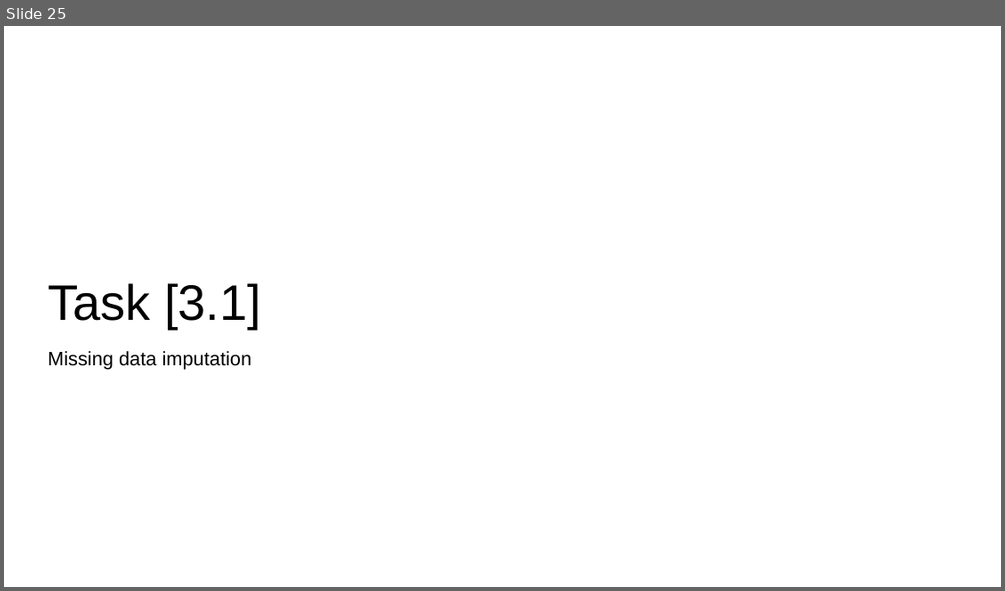
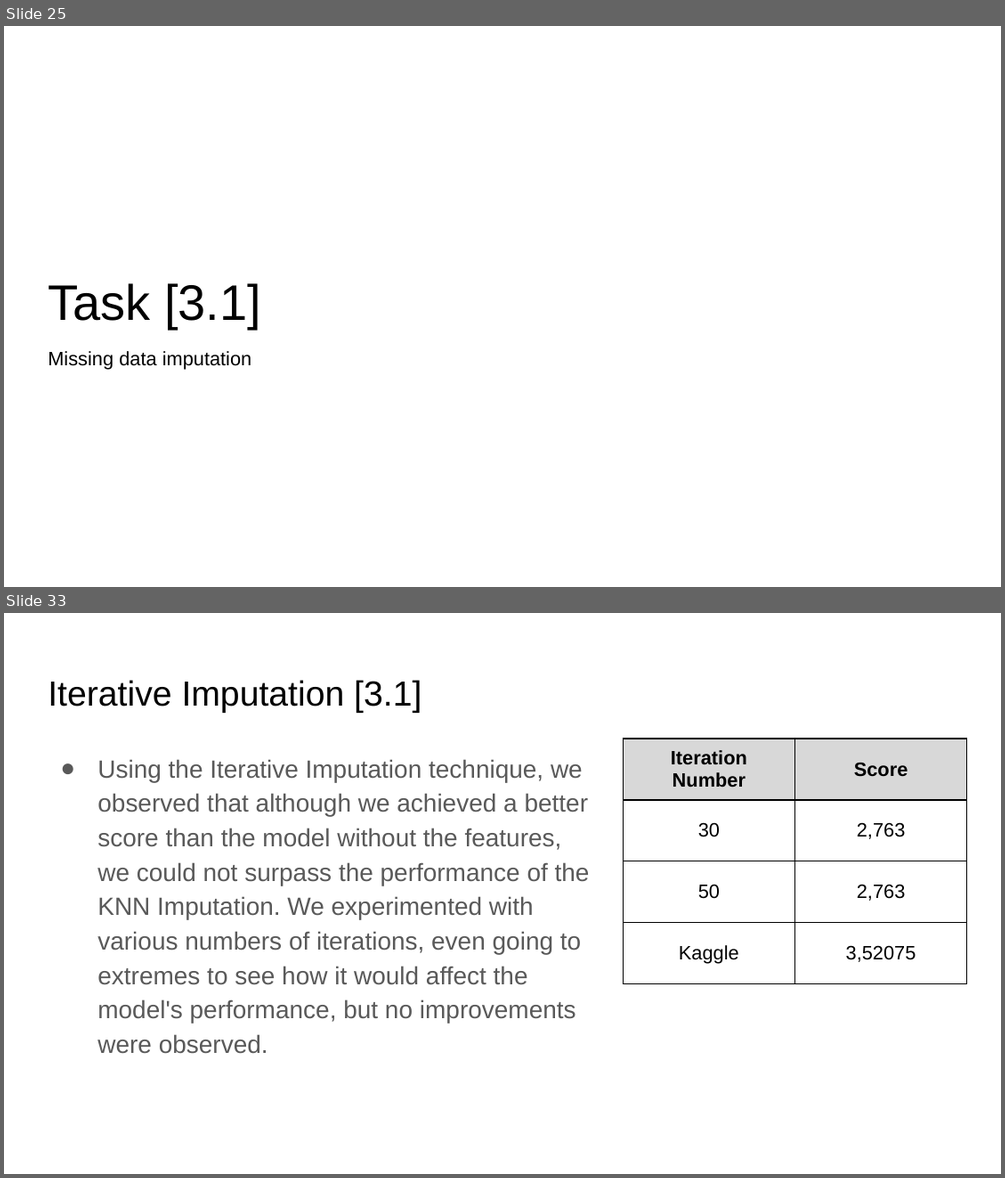
Before and after one commit to PedroFPeralta/FCT-ML-Nova-PRS2, a slide deck: ML@NOVA Team PRS.pptx. Shown one above the other, each under a label of ours: slide 25 before the commit, slides 25 and 33 after it; the slides between them are not shown. The pictures are 1005x591 and 1005x1178 pixels, drawn with LibreOffice and Linux fonts; fonts in the diff are those of the drawing. Boxes give left, top, right and bottom in pixels: in the first picture for what was removed or moved away, otherwise in the second. Text is boxed around its words. In the diff, an @@ line names an element or a change of style, - is before the commit and + after.

```diff
--- a/ML@NOVA Team PRS.pptx
+++ b/ML@NOVA Team PRS.pptx
@@ slide 33 added at [4, 613, 1001, 1174], background #FFFFFF @@
@@ title added at [48, 680, 421, 713], 25.2 pt, text #000000 @@
+Iterative Imputation [3.1]
@@ table added at [623, 738, 968, 1065], 4 rows, 2 columns @@
+Iteration Number | Score
+30 | 2,763
+50 | 2,763
+Kaggle | 3,52075
@@ text added at [97, 759, 590, 1054], 18 pt, text #595959 @@
+● Using the Iterative Imputation technique, we observed that although we achieved a better score than the model without the features, we could not surpass the performance of the KNN Imputation. We experimented with various numbers of iterations, even going to extremes to see how it would affect the model's performance, but no improvements were observed.
```
Also in this commit, not shown: 3 slides changed, 38 other slides added, 26 slides removed.
